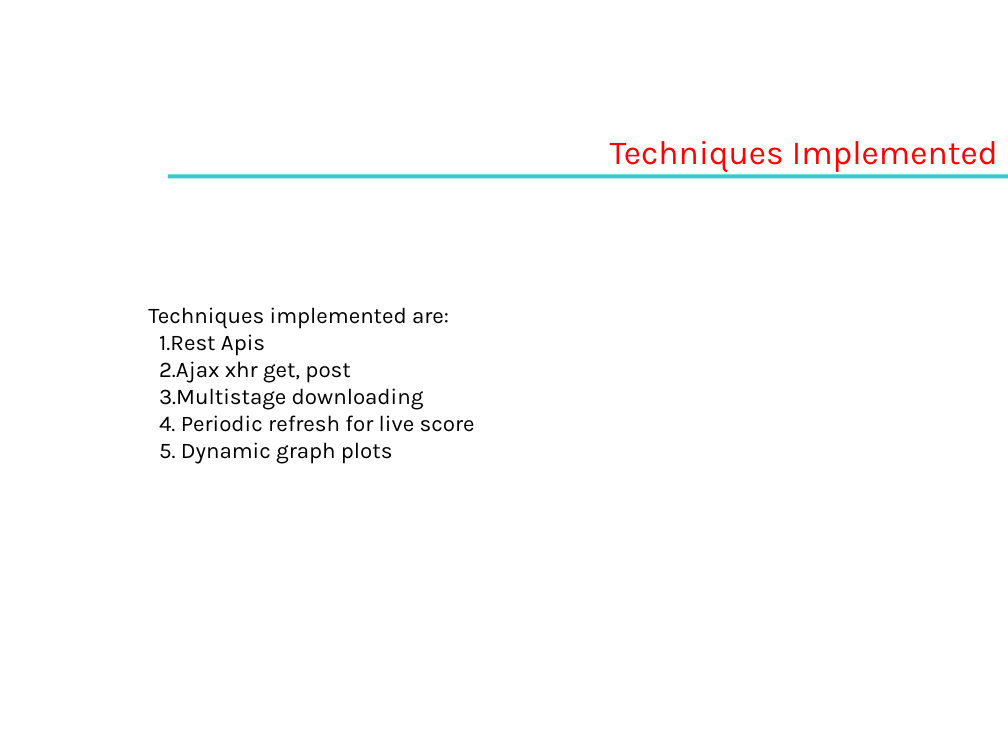
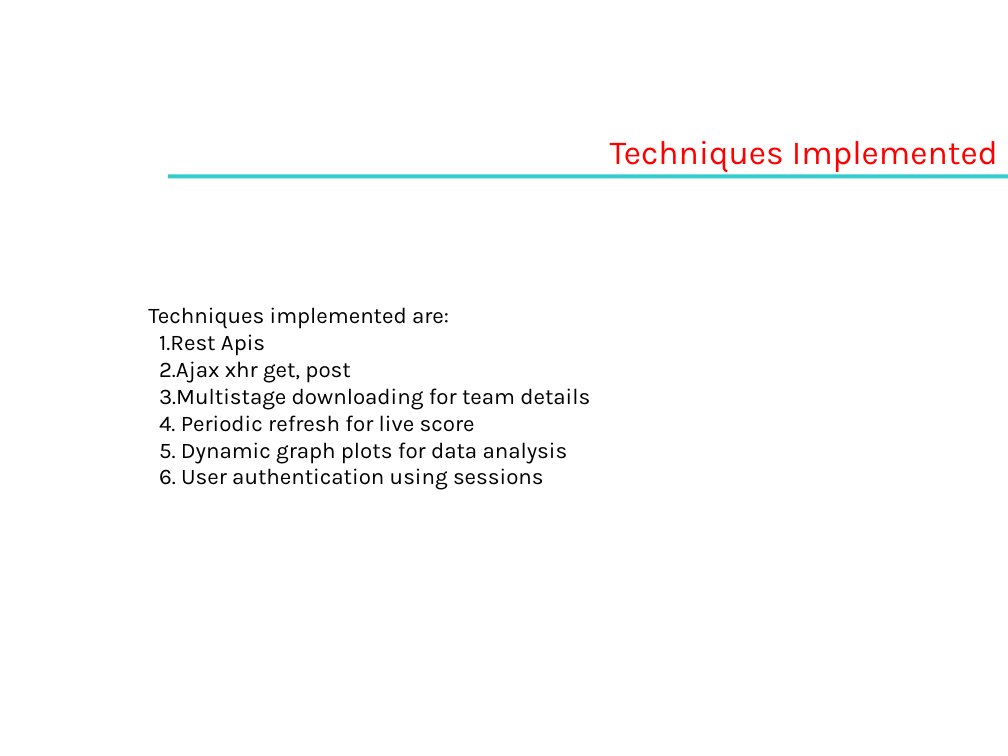
Before and after one commit to sn-hebbar/WorldCup-WT-Project, a slide deck: slide 4 of WT-II Lab Project Template.pptx. Drawn at 1008x756 pixels with LibreOffice and Linux fonts; fonts in the diff are those of the drawing; background and template pictures are left out. Boxes give left, top, right and bottom in pixels: in the first picture for what was removed or moved away, otherwise in the second. Text is boxed around its words. In the diff, an @@ line names an element or a change of style, - is before the commit and + after.

Commit message:
ppt

```diff
--- a/WT-II Lab Project Template.pptx
+++ b/WT-II Lab Project Template.pptx
@@ text at bbox=[159, 388, 590, 410]: text changed @@
-3.Multistage downloading
+3.Multistage downloading for team details
@@ text at bbox=[159, 442, 568, 490]: text changed @@
-5. Dynamic graph plots
+5. Dynamic graph plots for data analysis
+6. User authentication using sessions
```
